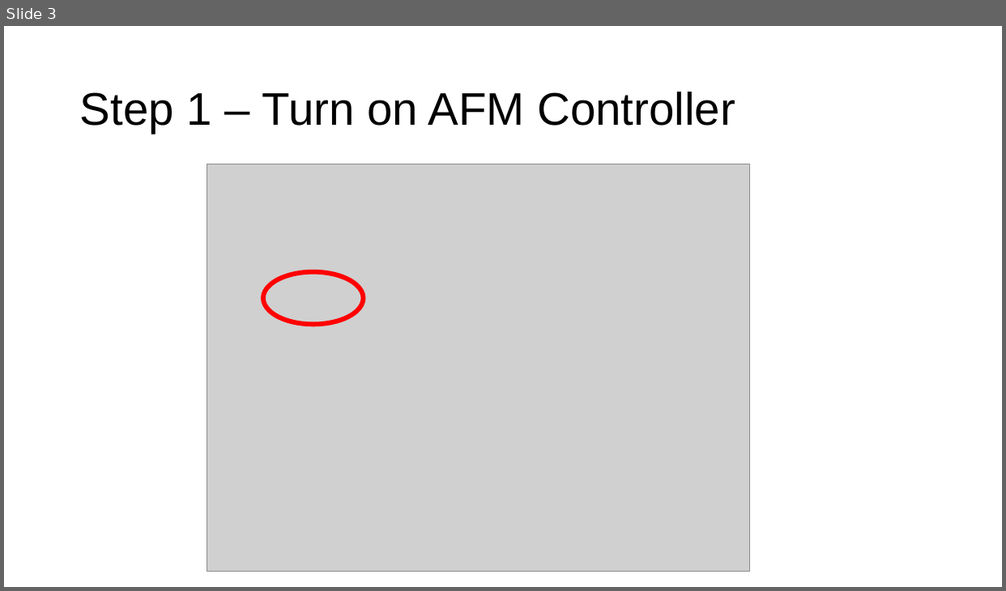
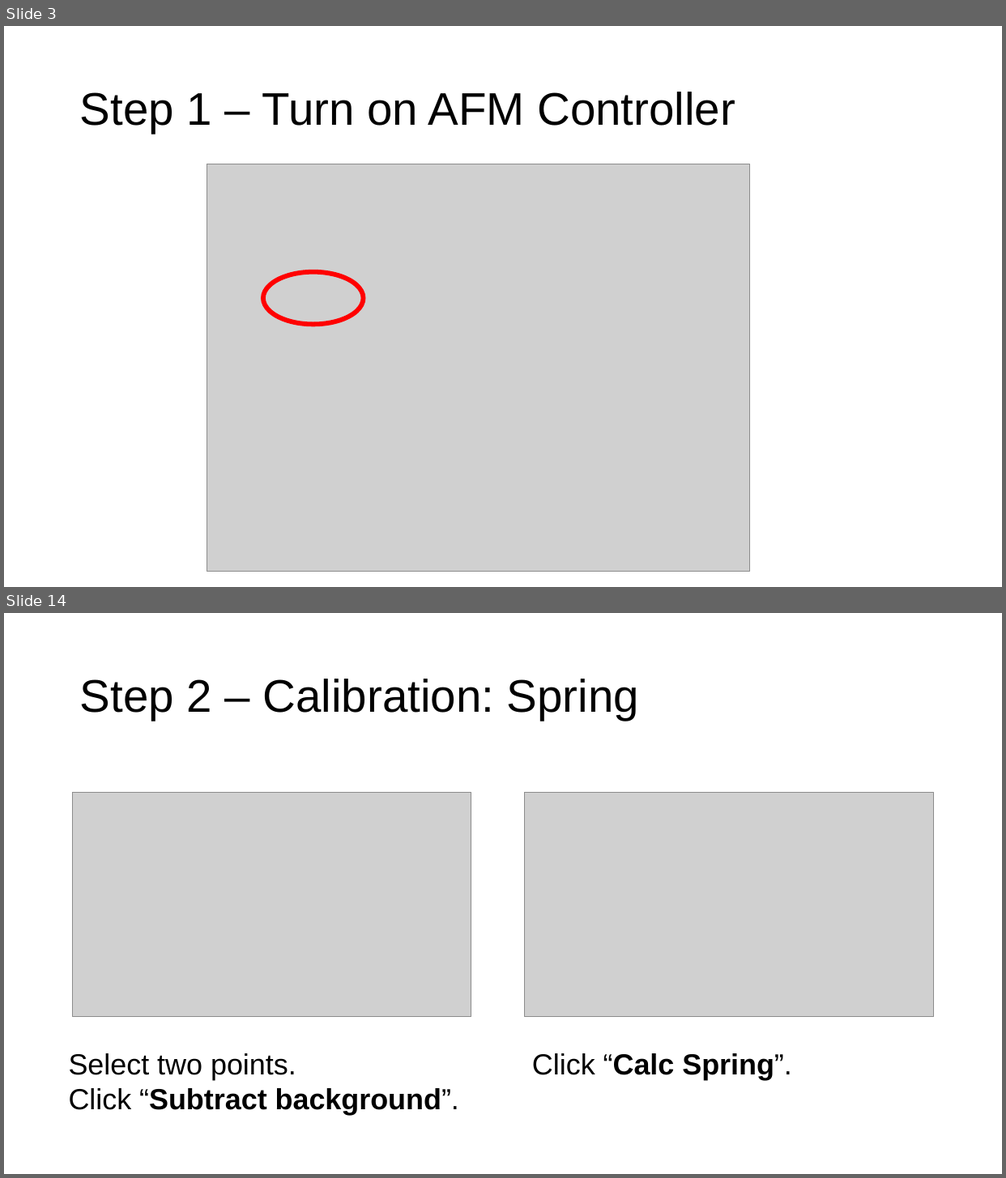
Before and after one commit to weizh888/DataAnalysisBioMechanicsLab, a slide deck: Manual - AFM (home-build).pptx. Shown one above the other, each under a label of ours: slide 3 before the commit, slides 3 and 14 after it; the slides between them are not shown. The pictures are 1006x591 and 1006x1178 pixels, drawn with LibreOffice and Linux fonts; fonts in the diff are those of the drawing; grey boxes stand for pictures. Boxes give left, top, right and bottom in pixels: in the first picture for what was removed or moved away, otherwise in the second. Text is boxed around its words. In the diff, an @@ line names an element or a change of style, - is before the commit and + after.

```diff
--- a/Manual - AFM (home-build).pptx
+++ b/Manual - AFM (home-build).pptx
@@ slide 14 added at [4, 613, 1002, 1174], background #FFFFFF @@
@@ title added at [80, 679, 639, 720], 44 pt, text #000000 @@
+Step 2 – Calibration: Spring
@@ picture added at [73, 792, 472, 1016] @@
@@ picture added at [525, 792, 934, 1016] @@
@@ text added at [69, 1054, 459, 1115], 28 pt, text #000000 @@
+Select two points.
+Click “Subtract background”.
@@ text added at [532, 1054, 792, 1080], 28 pt, text #000000, bold @@
+Click “Calc Spring”.
```
Also in this commit, not shown: 4 slides changed, 10 other slides added.
